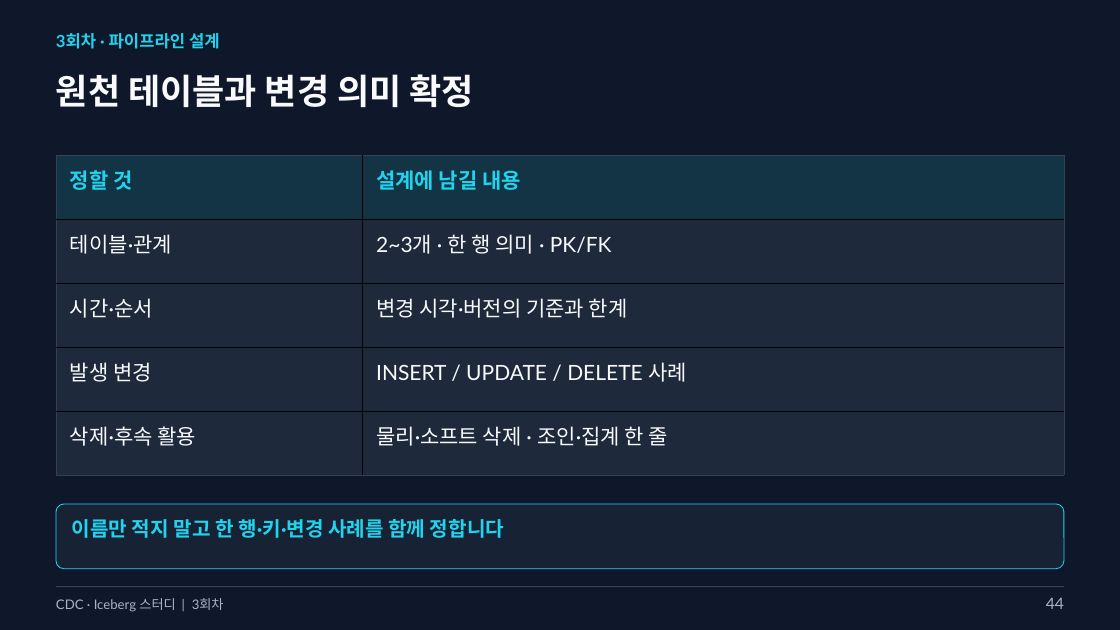
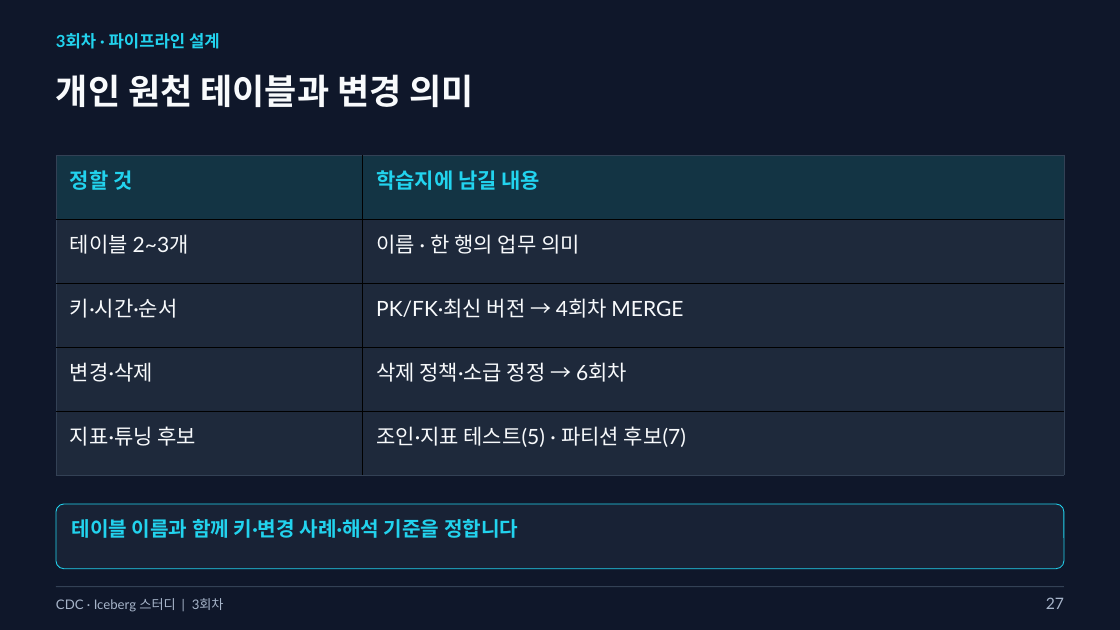
Before and after one commit to kim-dabin/cdc-lakehouse-study, a slide deck: slide 27 of labs/session03/slides/03-session03.pptx (slide 44 before the commit). Drawn at 1120x630 pixels with LibreOffice and Linux fonts; fonts in the diff are those of the drawing. Boxes give left, top, right and bottom in pixels: in the first picture for what was removed or moved away, otherwise in the second. Text is boxed around its words. In the diff, an @@ line names an element or a change of style, - is before the commit and + after.

```diff
--- a/labs/session03/slides/03-session03.pptx
+++ b/labs/session03/slides/03-session03.pptx
@@ text at (56,74,473,107): text changed @@
-원천 테이블과 변경 의미 확정
+개인 원천 테이블과 변경 의미
@@ table at (56,155,1065,475) @@
-row 1, column 2: 설계에 남길 내용
+row 1, column 2: 학습지에 남길 내용
-row 2, column 1: 테이블·관계
+row 2, column 1: 테이블 2~3개
-row 2, column 2: 2~3개 · 한 행 의미 · PK/FK
+row 2, column 2: 이름 · 한 행의 업무 의미
-row 3, column 1: 시간·순서
+row 3, column 1: 키·시간·순서
-row 3, column 2: 변경 시각·버전의 기준과 한계
+row 3, column 2: PK/FK·최신 버전 → 4회차 MERGE
-row 4, column 1: 발생 변경
+row 4, column 1: 변경·삭제
-row 4, column 2: INSERT / UPDATE / DELETE 사례
+row 4, column 2: 삭제 정책·소급 정정 → 6회차
-row 5, column 1: 삭제·후속 활용
+row 5, column 1: 지표·튜닝 후보
-row 5, column 2: 물리·소프트 삭제 · 조인·집계 한 줄
+row 5, column 2: 조인·지표 테스트(5) · 파티션 후보(7)
@@ text at (72,519,518,538): text changed @@
-이름만 적지 말고 한 행·키·변경 사례를 함께 정합니다
+테이블 이름과 함께 키·변경 사례·해석 기준을 정합니다
@@ text at (1046,597,1064,609): text changed @@
-44
+27
```
Also in this commit, not shown: 26 other slides changed, 3 slides added, 25 slides removed, 10 other files.
